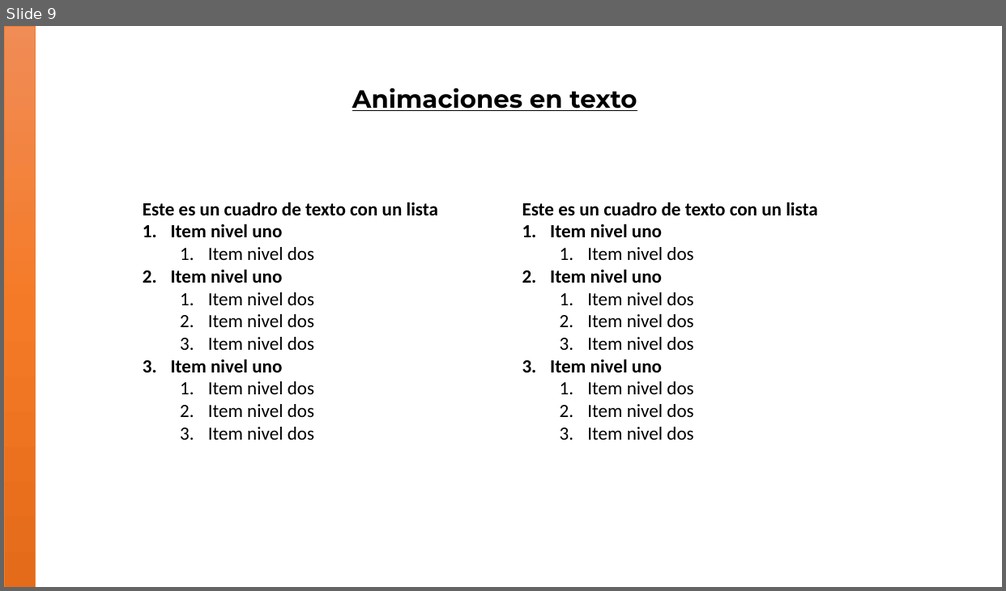
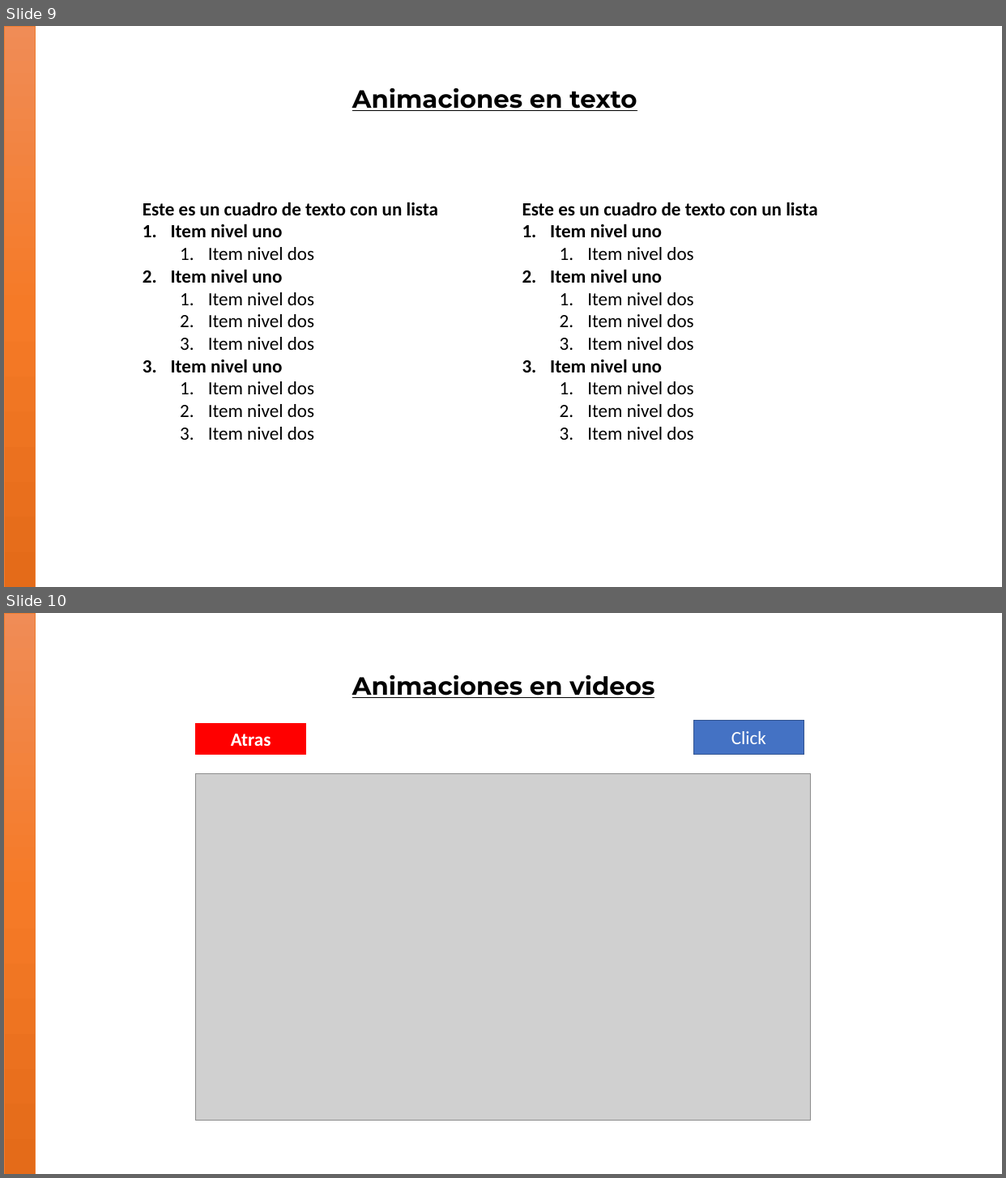
Before and after one commit to cruz-victor/animaciones, a slide deck: trayectoriaDeAnimaciones.pptx. Shown one above the other, each under a label of ours: slide 9 before the commit, slides 9 and 10 after it. The pictures are 1006x591 and 1006x1178 pixels, drawn with LibreOffice and Linux fonts; fonts in the diff are those of the drawing; grey boxes stand for pictures. Boxes give left, top, right and bottom in pixels: in the first picture for what was removed or moved away, otherwise in the second. Text is boxed around its words. In the diff, an @@ line names an element or a change of style, - is before the commit and + after.

Commit message:
button with link

```diff
--- a/trayectoriaDeAnimaciones.pptx
+++ b/trayectoriaDeAnimaciones.pptx
@@ slide 10 added at [4, 613, 1002, 1174], background #FFFFFF @@
@@ rectangle added at [4, 613, 35, 1174], fill gradient #F18C57 to #F67B28 to #E56C19, outline #ED7D31 0.5 pt @@
@@ text added at [352, 675, 654, 698], 24 pt, text #000000, bold, underline @@
+Animaciones en videos
@@ rectangle added at [196, 724, 305, 754], fill #FF0000, outline #FF0000 0.75 pt, 18 pt, text #FFFFFF, bold @@
+Atras
@@ rectangle added at [693, 721, 803, 755], fill #4472C4, outline #325491 1 pt, 18 pt, text #FFFFFF @@
+Click
@@ picture added at [196, 774, 810, 1122] @@
```
